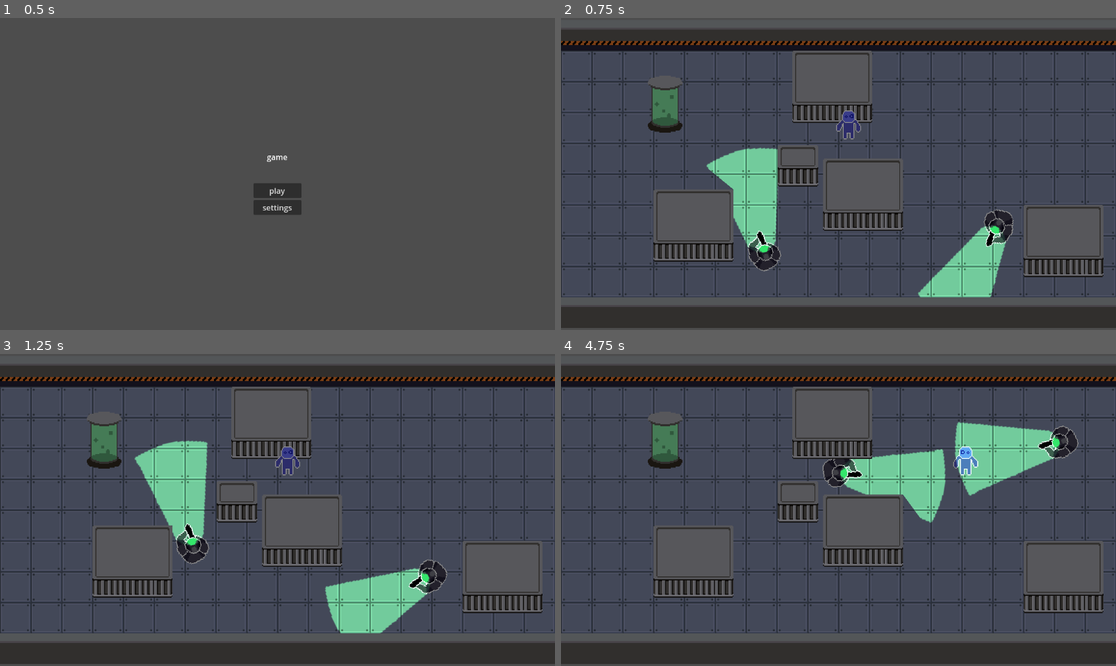
Above: before the commit, frames 1-4 (two rows, left to right).
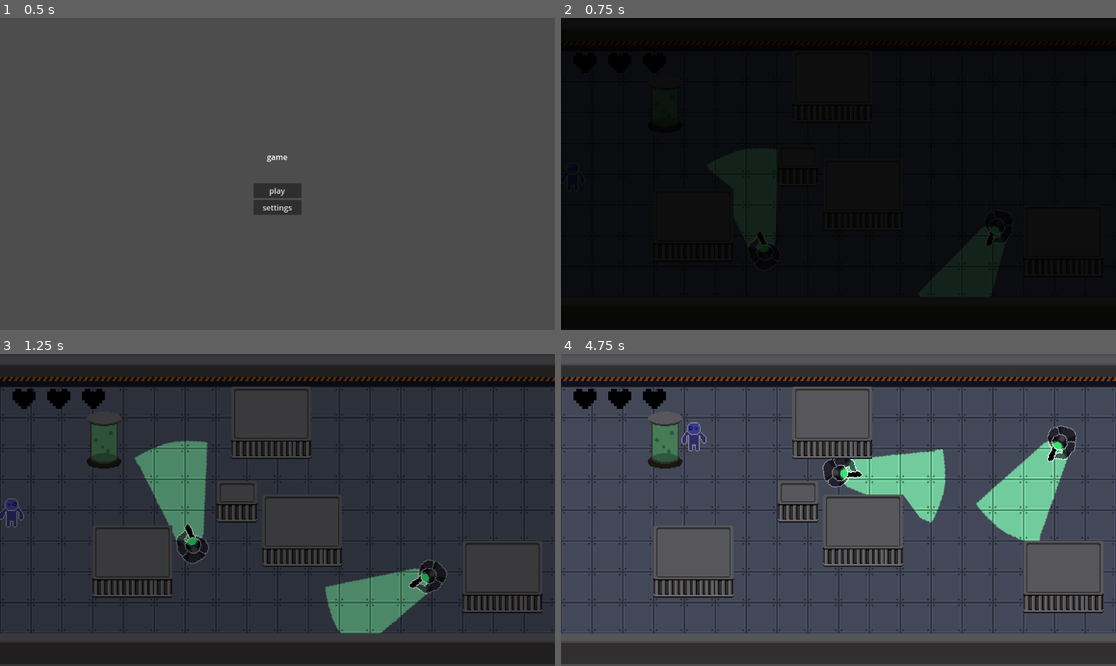
Above: after the commit, the same moments.

Repository: goldchees/unseen
Game: Godot game, scene res://scenes/main_menu.tscn
Same seed, same stepped clock (60 frames per second), same inputs: the game is played once before the commit and once after it. The engine's default icon, where the game draws it, is replaced by a stand-in: a white triangle on a blue panel in a dark square.
Inputs:
- Up to frame 1 (0.5 s): no input
- Up to frame 2 (0.75 s): click "play" at 0.5 s
- Up to frame 3 (1.25 s): no input
- Up to frame 4 (4.75 s): hold D (right) 1.28-2.03 s; hold S (down) 2.03-2.78 s; hold D (right) 2.78-3.53 s; hold W (up) 3.53-4.28 s; hold A (left) from 4.28 s (still down)

Frame 1 is identical in both runs. In frame 2, 97% of the frame differs, in the area x 0-100%, y 0-100%; in frame 3, 79%; in frame 4, 6.2%.

Commit message:
player health, death, restart, level transitions

Diff:
--- /dev/null
+++ b/scenes/bullet.tscn
@@ -0,0 +1,19 @@
+[gd_scene load_steps=4 format=3 uid="uid://bg50lhskjkn3r"]
+
+[ext_resource type="Script" uid="uid://cen1hrs8fdnyr" path="res://scripts/bullet.gd" id="1_y25gk"]
+[ext_resource type="Texture2D" uid="uid://c3t53furujcx5" path="res://icon.svg" id="2_l5glv"]
+
+[sub_resource type="RectangleShape2D" id="RectangleShape2D_eoqba"]
+size = Vector2(38, 10)
+
+[node name="bullet" type="Area2D"]
+script = ExtResource("1_y25gk")
+
+[node name="Icon" type="Sprite2D" parent="."]
+position = Vector2(1, 0)
+scale = Vector2(0.304688, 0.09375)
+texture = ExtResource("2_l5glv")
+
+[node name="CollisionShape2D" type="CollisionShape2D" parent="."]
+position = Vector2(1, 0)
+shape = SubResource("RectangleShape2D_eoqba")
--- a/scenes/eye.tscn
+++ b/scenes/eye.tscn
@@ -1,9 +1,9 @@
-[gd_scene load_steps=15 format=3 uid="uid://l8ibi37etkq4"]
+[gd_scene load_steps=17 format=3 uid="uid://l8ibi37etkq4"]
 
 [ext_resource type="Texture2D" uid="uid://c34ulfm72v8ai" path="res://assets/schlera-Sheet.png" id="1_60o0r"]
 [ext_resource type="Texture2D" uid="uid://j0kkvc64at7i" path="res://assets/whitervisionlight.png" id="1_e6m2j"]
 [ext_resource type="Script" uid="uid://1y6a3r0ieyd1" path="res://scripts/eye.gd" id="1_hrmh8"]
-[ext_resource type="Texture2D" uid="uid://bxdly8f25o5r" path="res://assets/scifi-guard.png" id="4_hrmh8"]
+[ext_resource type="Texture2D" uid="uid://r7b83i4au7w5" path="res://assets/scifi-guard-Sheet.png" id="3_7wf7k"]
 
 [sub_resource type="CircleShape2D" id="CircleShape2D_hrmh8"]
 radius = 14.0
@@ -24,6 +24,10 @@
 atlas = ExtResource("1_60o0r")
 region = Rect2(384, 0, 128, 128)
 
+[sub_resource type="AtlasTexture" id="AtlasTexture_ngcto"]
+atlas = ExtResource("3_7wf7k")
+region = Rect2(0, 0, 128, 128)
+
 [sub_resource type="AtlasTexture" id="AtlasTexture_yf4me"]
 atlas = ExtResource("1_60o0r")
 region = Rect2(0, 128, 128, 128)
@@ -39,6 +43,10 @@
 [sub_resource type="AtlasTexture" id="AtlasTexture_n4w2j"]
 atlas = ExtResource("1_60o0r")
 region = Rect2(384, 128, 128, 128)
+
+[sub_resource type="AtlasTexture" id="AtlasTexture_ck3r8"]
+atlas = ExtResource("3_7wf7k")
+region = Rect2(128, 0, 128, 128)
 
 [sub_resource type="SpriteFrames" id="SpriteFrames_ngcto"]
 animations = [{
@@ -61,6 +69,14 @@
 }, {
 "frames": [{
 "duration": 1.0,
+"texture": SubResource("AtlasTexture_ngcto")
+}],
+"loop": true,
+"name": &"normal",
+"speed": 5.0
+}, {
+"frames": [{
+"duration": 1.0,
 "texture": SubResource("AtlasTexture_yf4me")
 }, {
 "duration": 1.0,
@@ -75,6 +91,29 @@
 "loop": false,
 "name": &"open",
 "speed": 10.0
+}, {
+"frames": [{
+"duration": 1.0,
+"texture": SubResource("AtlasTexture_ck3r8")
+}, {
+"duration": 1.0,
+"texture": SubResource("AtlasTexture_ck3r8")
+}, {
+"duration": 1.0,
+"texture": SubResource("AtlasTexture_ck3r8")
+}, {
+"duration": 1.0,
+"texture": SubResource("AtlasTexture_ck3r8")
+}, {
+"duration": 1.0,
+"texture": SubResource("AtlasTexture_ck3r8")
+}, {
+"duration": 1.0,
+"texture": SubResource("AtlasTexture_ck3r8")
+}],
+"loop": true,
+"name": &"shoot",
+"speed": 5.0
 }]
 
 [node name="eye" type="CharacterBody2D"]
@@ -98,10 +137,10 @@
 shape = SubResource("CircleShape2D_hrmh8")
 
 [node name="AnimatedSprite2D" type="AnimatedSprite2D" parent="."]
-visible = false
-rotation = -1.59589
+rotation = 1.5708
 sprite_frames = SubResource("SpriteFrames_ngcto")
-animation = &"close"
+animation = &"normal"
+frame_progress = 0.0560573
 
 [node name="RayCast2D" type="RayCast2D" parent="."]
 scale = Vector2(1, 20)
@@ -116,6 +155,7 @@
 shadow_enabled = true
 texture = ExtResource("1_e6m2j")
 metadata/_edit_group_ = true
+metadata/_edit_lock_ = true
 
 [node name="visionArea" type="Area2D" parent="visionCone"]
 position = Vector2(-3, -56)
@@ -126,13 +166,12 @@
 position = Vector2(-1, 4)
 polygon = PackedVector2Array(-12, 4, 16, 5, 41, 101, 15, 108, 9, 109, -5, 109, -18, 107, -36, 101, -13, 6)
 
-[node name="moveTimer" type="Timer" parent="."]
-one_shot = true
+[node name="attackTimer" type="Timer" parent="."]
+wait_time = 0.5
 
-[node name="Sprite2D" type="Sprite2D" parent="."]
-rotation = 1.5708
-texture = ExtResource("4_hrmh8")
+[node name="bullet_pos" type="Marker2D" parent="."]
+position = Vector2(22, 0)
 
 [connection signal="body_entered" from="visionCone/visionArea" to="." method="_on_vision_area_body_entered"]
 [connection signal="body_exited" from="visionCone/visionArea" to="." method="_on_vision_area_body_exited"]
-[connection signal="timeout" from="moveTimer" to="." method="_on_move_timer_timeout"]
+[connection signal="timeout" from="attackTimer" to="." method="_on_attack_timer_timeout"]
--- /dev/null
+++ b/scenes/health.tscn
@@ -0,0 +1,21 @@
+[gd_scene load_steps=3 format=3 uid="uid://cjjyay11s1vf0"]
+
+[ext_resource type="Script" uid="uid://digfl3xeg0ce4" path="res://scripts/health.gd" id="1_2rad1"]
+[ext_resource type="Texture2D" uid="uid://cfn1pcexu4ty4" path="res://assets/heart.png" id="2_58c75"]
+
+[node name="health" type="Node2D"]
+script = ExtResource("1_2rad1")
+
+[node name="heart1" type="Sprite2D" parent="."]
+scale = Vector2(3, 3)
+texture = ExtResource("2_58c75")
+
+[node name="heart2" type="Sprite2D" parent="."]
+position = Vector2(36, 0)
+scale = Vector2(3, 3)
+texture = ExtResource("2_58c75")
+
+[node name="heart3" type="Sprite2D" parent="."]
+position = Vector2(72, 0)
+scale = Vector2(3, 3)
+texture = ExtResource("2_58c75")
--- a/scenes/level.tscn
+++ b/scenes/level.tscn
@@ -10,6 +10,8 @@
 [ext_resource type="Texture2D" uid="uid://cv5h7wreg8cca" path="res://assets/lab-container.png" id="5_olg7q"]
 [ext_resource type="Texture2D" uid="uid://1bm2e000f1tg" path="res://assets/crate.png" id="6_t1rx8"]
 [ext_resource type="PackedScene" uid="uid://dkh8bdlsgf064" path="res://scenes/lab_container.tscn" id="8_b121j"]
+[ext_resource type="PackedScene" uid="uid://cjjyay11s1vf0" path="res://scenes/health.tscn" id="11_t1rx8"]
+[ext_resource type="PackedScene" uid="uid://c2ky8mwuij20o" path="res://scenes/level_transition_area.tscn" id="12_8iemx"]
 
 [sub_resource type="TileSetAtlasSource" id="TileSetAtlasSource_b121j"]
 texture = ExtResource("2_2r41h")
@@ -375,11 +377,77 @@
 }
 point_count = 2
 
+[sub_resource type="Animation" id="Animation_t1rx8"]
+resource_name = "fade_out"
+tracks/0/type = "value"
+tracks/0/imported = false
+tracks/0/enabled = true
+tracks/0/path = NodePath("ColorRect:color")
+tracks/0/interp = 1
+tracks/0/loop_wrap = true
+tracks/0/keys = {
+"times": PackedFloat32Array(0, 1),
+"transitions": PackedFloat32Array(1, 1),
+"update": 0,
+"values": [Color(0, 0, 0, 1), Color(0, 0, 0, 0)]
+}
+
+[sub_resource type="Animation" id="Animation_8iemx"]
+resource_name = "fade_in"
+tracks/0/type = "value"
+tracks/0/imported = false
+tracks/0/enabled = true
+tracks/0/path = NodePath("ColorRect:color")
+tracks/0/interp = 1
+tracks/0/loop_wrap = true
+tracks/0/keys = {
+"times": PackedFloat32Array(0, 0.966667),
+"transitions": PackedFloat32Array(1, 1),
+"update": 0,
+"values": [Color(0, 0, 0, 0.0117647), Color(0, 0, 0, 1)]
+}
+
+[sub_resource type="Animation" id="Animation_64w2a"]
+length = 0.001
+tracks/0/type = "value"
+tracks/0/imported = false
+tracks/0/enabled = true
+tracks/0/path = NodePath("ColorRect:color")
+tracks/0/interp = 1
+tracks/0/loop_wrap = true
+tracks/0/keys = {
+"times": PackedFloat32Array(0),
+"transitions": PackedFloat32Array(1),
+"update": 0,
+"values": [Color(0, 0, 0, 0.0117647)]
+}
+
+[sub_resource type="AnimationLibrary" id="AnimationLibrary_fpun6"]
+_data = {
+&"RESET": SubResource("Animation_64w2a"),
+&"fade_in": SubResource("Animation_8iemx"),
+&"fade_out": SubResource("Animation_t1rx8")
+}
+
 [node name="level" type="Node2D"]
 y_sort_enabled = true
 script = ExtResource("1_mx8sn")
 metadata/_edit_horizontal_guides_ = [-75.0]
 
+[node name="ColorRect" type="ColorRect" parent="."]
+z_index = 1
+custom_minimum_size = Vector2(500, 500)
+anchors_preset = 15
+anchor_right = 1.0
+anchor_bottom = 1.0
+offset_left = -787.0
+offset_top = -443.0
+offset_right = 790.0
+offset_bottom = 439.0
+grow_horizontal = 2
+grow_vertical = 2
+color = Color(0, 0, 0, 0.0117647)
+
 [node name="map" type="Node2D" parent="."]
 y_sort_enabled = true
 
@@ -398,20 +466,6 @@
 tile_map_data = PackedByteArray("AAAMAAMAAgAGAAAAAAAMAAIAAgAMAAAAAAAMAAQAAgAGAAAAAAANAAIAAgANAAAAAAAOAAIAAgANAAAAAAAPAA …(1840 unchanged characters)…
 tile_set = SubResource("TileSet_wc255")
 
-[node name="ColorRect" type="ColorRect" parent="."]
-visible = false
-custom_minimum_size = Vector2(500, 500)
-anchors_preset = 15
-anchor_right = 1.0
-anchor_bottom = 1.0
-offset_left = -739.0
-offset_top = -373.0
-offset_right = 838.0
-offset_bottom = 509.0
-grow_horizontal = 2
-grow_vertical = 2
-color = Color(0.1, 0.1, 0.1, 1)
-
 [node name="player" parent="." instance=ExtResource("1_2q6dc")]
 position = Vector2(11, -52)
 
@@ -452,3 +506,22 @@
 
 [node name="box" parent="." instance=ExtResource("4_mx8sn")]
 position = Vector2(-62, 2)
+
+[node name="health" parent="." instance=ExtResource("11_t1rx8")]
+position = Vector2(-263, -117)
+
+[node name="playerSpawn" type="Marker2D" parent="."]
+position = Vector2(-276, 3)
+
+[node name="AnimationPlayer" type="AnimationPlayer" parent="."]
+process_mode = 3
+libraries = {
+&"": SubResource("AnimationLibrary_fpun6")
+}
+autoplay = "fade_out"
+
+[node name="levelTransitionArea" parent="." instance=ExtResource("12_8iemx")]
+position = Vector2(293, -187)
+
+[connection signal="animation_finished" from="AnimationPlayer" to="." method="_on_animation_player_animation_finished"]
+[connection signal="body_entered" from="levelTransitionArea" to="." method="_on_level_transition_area_body_entered"]
--- a/scenes/level_transition_area.tscn
+++ b/scenes/level_transition_area.tscn
@@ -1,5 +1,10 @@
-[gd_scene format=3 uid="uid://c2ky8mwuij20o"]
+[gd_scene load_steps=2 format=3 uid="uid://c2ky8mwuij20o"]
+
+[sub_resource type="RectangleShape2D" id="RectangleShape2D_qeauj"]
+size = Vector2(63, 806)
 
 [node name="levelTransitionArea" type="Area2D"]
 
 [node name="CollisionShape2D" type="CollisionShape2D" parent="."]
+position = Vector2(21.5, 393)
+shape = SubResource("RectangleShape2D_qeauj")
--- a/scenes/player.tscn
+++ b/scenes/player.tscn
@@ -107,6 +107,47 @@
 [sub_resource type="RectangleShape2D" id="RectangleShape2D_qfm1y"]
 size = Vector2(13, 28)
 
+[sub_resource type="Animation" id="Animation_dqkch"]
+length = 0.001
+tracks/0/type = "value"
+tracks/0/imported = false
+tracks/0/enabled = true
+tracks/0/path = NodePath("AnimatedSprite2D:modulate")
+tracks/0/interp = 1
+tracks/0/loop_wrap = true
+tracks/0/keys = {
+"times": PackedFloat32Array(0),
+"transitions": PackedFloat32Array(1),
+"update": 0,
+"values": [Color(1, 1, 1, 1)]
+}
+
+[sub_resource type="Animation" id="Animation_qhqgy"]
+resource_name = "hurt"
+length = 0.5
+tracks/0/type = "value"
+tracks/0/imported = false
+tracks/0/enabled = true
+tracks/0/path = NodePath("AnimatedSprite2D:modulate")
+tracks/0/interp = 1
+tracks/0/loop_wrap = true
+tracks/0/keys = {
+"times": PackedFloat32Array(0, 0.5),
+"transitions": PackedFloat32Array(1, 1),
+"update": 0,
+"values": [Color(1, 0, 0, 1), Color(1, 1, 1, 1)]
+}
+
+[sub_resource type="AnimationLibrary" id="AnimationLibrary_qlg0r"]
+_data = {
+&"RESET": SubResource("Animation_dqkch"),
+&"hurt": SubResource("Animation_qhqgy")
+}
+
+[sub_resource type="Curve" id="Curve_qhqgy"]
+_data = [Vector2(0.0284091, 1), 0.0, 0.0, 0, 0, Vector2(0.988636, 0.0449438), 0.0, 0.0, 0, 0]
+point_count = 2
+
 [node name="player" type="CharacterBody2D"]
 y_sort_enabled = true
 collision_layer = 2
@@ -121,3 +162,22 @@
 [node name="CollisionShape2D" type="CollisionShape2D" parent="."]
 position = Vector2(-0.5, 1)
 shape = SubResource("RectangleShape2D_qfm1y")
+
+[node name="AnimationPlayer" type="AnimationPlayer" parent="."]
+libraries = {
+&"": SubResource("AnimationLibrary_qlg0r")
+}
+
+[node name="explosion" type="CPUParticles2D" parent="."]
+emitting = false
+amount = 40
+one_shot = true
+explosiveness = 1.0
+spread = 180.0
+gravity = Vector2(0, 0)
+initial_velocity_min = 10.0
+initial_velocity_max = 50.0
+scale_amount_max = 3.05
+scale_amount_curve = SubResource("Curve_qhqgy")
+
+[connection signal="finished" from="explosion" to="." method="_on_explosion_finished"]
--- /dev/null
+++ b/scripts/bullet.gd
@@ -0,0 +1,6 @@
+extends Area2D
+
+var speed := 300
+var direction: Vector2
+func _process(delta: float) -> void:
+	position += delta * direction
--- a/scripts/eye.gd
+++ b/scripts/eye.gd
@@ -1,6 +1,7 @@
 extends CharacterBody2D
 
 @onready var player: CharacterBody2D = $"../../../player"
+@onready var animated_sprite_2d: AnimatedSprite2D = $AnimatedSprite2D
 
 @onready var ray_cast_2d: RayCast2D = $RayCast2D
 
@@ -14,13 +15,18 @@
 
 var player_inrange
 var player_in_sight
+@onready var attack_timer: Timer = $attackTimer
 
 @export var eyeSpeed := 0.1
-
+var can_attack: bool = true
+var bullet = preload("res://scenes/bullet.tscn")
+@onready var bullet_pos: Marker2D = $bullet_pos
 
 func _ready() -> void:
 	current_state = "patrol"
 	direction = 1
+	animated_sprite_2d.animation = 'normal'
+	can_attack = true
 
 func _process(delta: float) -> void:
 	if player_inrange:
@@ -40,6 +46,7 @@
 			attack()
 
 func patrol(delta):
+	animated_sprite_2d.animation = 'normal'
 	if patrol_type == "loop":
 		path_follow_2d.progress_ratio += eyeSpeed * delta
 		if rotation_degrees != 0:
@@ -68,6 +75,23 @@
 
 func attack():
 	look_at(player.global_position)
+	rotation_degrees = wrap(rotation_degrees, 0, 360)
+	if can_attack:
+		animated_sprite_2d.play('shoot')
+		var facing_direction = global_position.direction_to(player.global_position)
+		#var bullet_instance = bullet.instantiate()
+		#get_tree().root.add_child(bullet_instance)
+		player.receive_damage(self, facing_direction)
+		#bullet_instance.position = bullet_pos.global_position
+		#bullet_instance.direction = (player.global_position - global_position)
+		#bullet_instance.rotation = (player.global_position - global_position).angle()
+
+		await get_tree().create_timer(0.5).timeout
+		can_attack = false
+		attack_timer.start()
+
+	else:
+		animated_sprite_2d.play('normal')
 	if player_inrange == false:
 		current_state = "patrol"
 
@@ -79,3 +103,7 @@
 func _on_vision_area_body_exited(body: Node2D) -> void:
 	if body.has_method('player'):
 		player_inrange = false
+
+
+func _on_attack_timer_timeout() -> void:
+	can_attack = true
--- /dev/null
+++ b/scripts/health.gd
@@ -0,0 +1,27 @@
+extends Node2D
+
+var health: int
+var hearts: Array
+var i: int
+var can_lose_health: bool
+
+func _ready() -> void:
+	hearts = get_children()
+	health = hearts.size()
+	i = 1
+	can_lose_health = true
+	for heart in hearts:
+		heart.visible = true
+
+func lose_health():
+	if health <= 0 or can_lose_health == false:
+		return
+	health -= 1
+	hearts[-i].visible = false
+	print(health)
+	i += 1
+	can_lose_health = false
+	get_tree().create_timer(0.5).timeout.connect(on_timeout)
+
+func on_timeout():
+	can_lose_health = true
--- a/scripts/level.gd
+++ b/scripts/level.gd
@@ -1 +1,24 @@
 extends Node2D
+
+@onready var player: CharacterBody2D = $player
+@onready var player_spawn: Marker2D = $playerSpawn
+@onready var animation_player: AnimationPlayer = $AnimationPlayer
+
+func _ready() -> void:
+	#get_tree().paused = false
+	animation_player.play('fade_out')
+	player.player_died.connect(handle_death)
+	player.global_position = player_spawn.global_position
+
+func handle_death():
+	animation_player.play("fade_in")
+	#get_tree().paused = true
+
+func _on_animation_player_animation_finished(anim_name: StringName) -> void:
+	if anim_name == "fade_in":
+		get_tree().reload_current_scene()
+
+
+func _on_level_transition_area_body_entered(body: Node2D) -> void:
+	if body.has_method('player'):
+		var current_scene_file = get_tree().current_scene.scene_file_path
--- a/scripts/player.gd
+++ b/scripts/player.gd
@@ -2,12 +2,22 @@
 
 @export var speed = 200
 @onready var animated_sprite_2d: AnimatedSprite2D = $AnimatedSprite2D
+@onready var animation_player: AnimationPlayer = $AnimationPlayer
+@onready var health: Node2D = $"../health"
+@onready var explosion: CPUParticles2D = $explosion
+@onready var collision_shape_2d: CollisionShape2D = $CollisionShape2D
+
+signal player_died
 
 enum state {walk, idle}
 var current_state: state
 
 var input_direction: Vector2
 var push_speed := 300
+
+var min_knockback := 50
+var slow_knockback := 20
+var knockback: Vector2
 
 func get_input():
 	input_direction = Input.get_vector("left", "right", "up", "down")
@@ -32,6 +42,14 @@
 
 func _physics_process(delta):
 	get_input()
+	if knockback.length() > min_knockback:
+		knockback /= slow_knockback
+		velocity = knockback
+	if health.health <= 0:
+		animated_sprite_2d.hide()
+		collision_shape_2d.disabled = true
+		explosion.emitting = true
+
 	match current_state:
 		state.idle:
 			pass
@@ -42,6 +60,9 @@
 
 func _ready() -> void:
 	current_state = state.idle
+	animation_player.play("RESET")
+	animated_sprite_2d.show()
+	collision_shape_2d.disabled = false
 
 func do_idle():
 	animated_sprite_2d.frame = 0
@@ -52,5 +73,16 @@
 	if velocity == Vector2.ZERO:
 		current_state = state.idle
 
+func receive_damage(enemy, direction):
+	animation_player.play("hurt")
+	#knockback = (position - enemy.position).normalized() * 200
+	knockback = direction * 500
+	health.lose_health()
+
 func player():
 	pass
+
+
+func _on_explosion_finished() -> void:
+	await get_tree().create_timer(0.5).timeout
+	player_died.emit()
Binary file added: assets/heart.png
Not shown, added: assets/heart.png.import
Binary file added: assets/scifi-guard-Sheet.png
Not shown, added: assets/scifi-guard-Sheet.png.import
Not shown: 1 places in scenes/level.tscn that only renumber resources
Not shown: 1 places in scenes/player.tscn that only renumber resources
Not shown, added: scripts/bullet.gd.uid
Not shown, added: scripts/health.gd.uid
